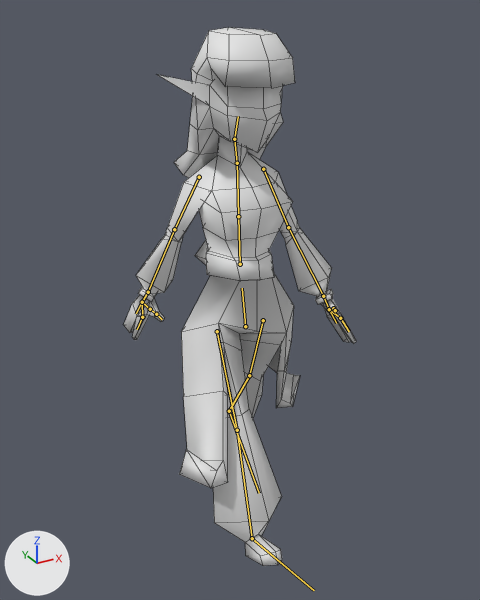
What one commit did to the FBX model Assets/Josip/GoodCharWalk.fbx.
Camera for both pictures: a camera (50 mm lens) standing at (-0.482, -0.858, 0.846) and looking at (-0.006, 0.007, 0.414). The lights are fixed; the arrows at lower left show +X, +Y and +Z. Both versions are drawn at frame 40 of the action 'CharArmature|GoodCharArmatureAction.001'; the numbers are the values there. The bones that bend it are drawn over the model as lines. Mesh edges are drawn as thin lines.

Objects in the first picture: 'GoodChar'.
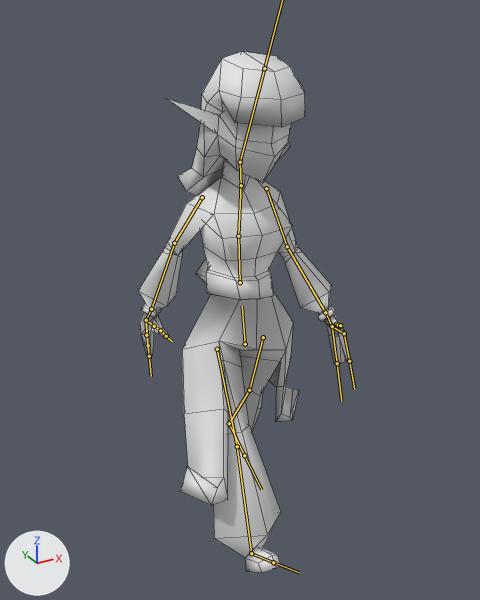
What changed in the scene script:
```text
Change bone_bone:
    where bone_bone = bpy.data.objects['CharArmature'].pose.bones['Bone']
    bone_bone.location: (0.0, 0.0, 0.0) -> (0.0, -0.157, -0.027)
Change bone_bone_002:
    where bone_bone_002 = bpy.data.objects['CharArmature'].pose.bones['Bone.002']  # child of 'Bone.001'
    bone_bone_002.rotation_quaternion: (1.0, 0.0, 0.0, 0.0) -> (0.997, 0.071, 0.0, 0.0)  # degrees (0, 0, 0) -> degrees (8, 0, 0)
Change bone_bone_006:
    where bone_bone_006 = bpy.data.objects['CharArmature'].pose.bones['Bone.006']  # child of 'Bone.005'
    bone_bone_006.rotation_quaternion: (1.0, 0.0, 0.0, 0.0) -> (0.991, 0.125, -0.049, 0.002)  # degrees (0, 0, 0) -> degrees (14, -6, 0)
Change bone_bone_008:
    where bone_bone_008 = bpy.data.objects['CharArmature'].pose.bones['Bone.008']  # child of 'Bone.007'
    bone_bone_008.rotation_quaternion: (1.0, 0.0, 0.0, 0.0) -> (0.966, 0.014, 0.039, -0.256)  # degrees (0, 0, 0) -> degrees (0, 5, -30)
Change bone_bone_010:
    where bone_bone_010 = bpy.data.objects['CharArmature'].pose.bones['Bone.010']  # child of 'Bone.009'
    bone_bone_010.rotation_quaternion: (1.0, 0.0, 0.0, 0.0) -> (0.966, 0.009, 0.009, -0.258)  # degrees (0, 0, 0) -> degrees (1, 1, -30)
Change bone_bone_015:
    where bone_bone_015 = bpy.data.objects['CharArmature'].pose.bones['Bone.015']  # child of 'Bone.014'
    bone_bone_015.rotation_quaternion: (1.0, 0.0, 0.0, 0.0) -> (0.991, 0.125, 0.049, -0.002)  # degrees (0, 0, 0) -> degrees (14, 6, 0)
Change bone_bone_017:
    where bone_bone_017 = bpy.data.objects['CharArmature'].pose.bones['Bone.017']  # child of 'Bone.016'
    bone_bone_017.rotation_quaternion: (1.0, 0.0, 0.0, 0.0) -> (0.966, 0.041, 0.109, -0.231)  # degrees (0, 0, 0) -> degrees (2, 13, -27)
Change bone_bone_019:
    where bone_bone_019 = bpy.data.objects['CharArmature'].pose.bones['Bone.019']  # child of 'Bone.018'
    bone_bone_019.rotation_quaternion: (1.0, 0.0, 0.0, 0.0) -> (0.966, 0.218, 0.135, 0.037)  # degrees (0, 0, 0) -> degrees (26, 14, 8)
Change bone_bone_025:
    where bone_bone_025 = bpy.data.objects['CharArmature'].pose.bones['Bone.025']  # child of 'Bone.024'
    bone_bone_025.rotation_quaternion: (1.0, 0.0, 0.0, 0.0) -> (0.991, 0.13, 0.0, 0.006)  # degrees (0, 0, 0) -> degrees (15, 0, 1)
Change bone_bone_028:
    where bone_bone_028 = bpy.data.objects['CharArmature'].pose.bones['Bone.028']  # child of 'Bone.027'
    bone_bone_028.rotation_quaternion: (1.0, 0.0, 0.0, 0.0) -> (0.991, 0.13, 0.0, 0.006)  # degrees (0, 0, 0) -> degrees (15, 0, 1)
```

Where the change shows, as pixel boxes [x1, y1, x2, y2] in the pictures (480 x 600 px):
'GoodChar', posed (9% narrower)
    before: [123, 27, 357, 566]
    after: [138, 52, 351, 573]
bone 'Bone', root to tip
    before: (245, 326) to (242, 288)
    after: (245, 344) to (242, 306)
bone 'Bone.002', root to tip
    before: (238, 216) to (237, 160)
    after: (238, 236) to (241, 183)
bone 'Bone.006', root to tip
    before: (288, 227) to (323, 296)
    after: (287, 246) to (325, 312)
bone 'Bone.008', root to tip
    before: (329, 309) to (336, 323)
    after: (332, 326) to (337, 363)
bone 'Bone.010', root to tip
    before: (340, 318) to (349, 331)
    after: (344, 333) to (349, 361)
bone 'Bone.015', root to tip
    before: (174, 229) to (148, 292)
    after: (174, 243) to (151, 309)
bone 'Bone.017', root to tip
    before: (142, 302) to (136, 313)
    after: (146, 320) to (148, 345)
bone 'Bone.019', root to tip
    before: (142, 317) to (137, 329)
    after: (146, 335) to (149, 356)
bone 'Bone.025', root to tip
    before: (229, 411) to (259, 493)
    after: (229, 423) to (244, 455)
bone 'Bone.028', root to tip
    before: (252, 538) to (314, 590)
    after: (251, 553) to (273, 562)
